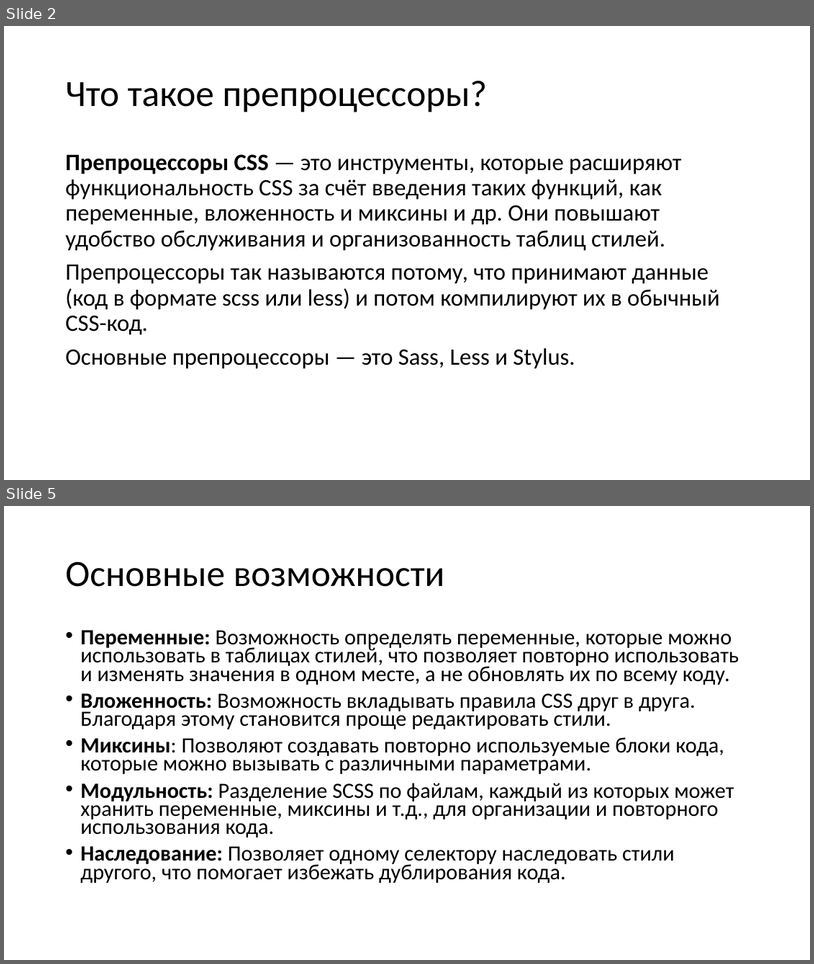
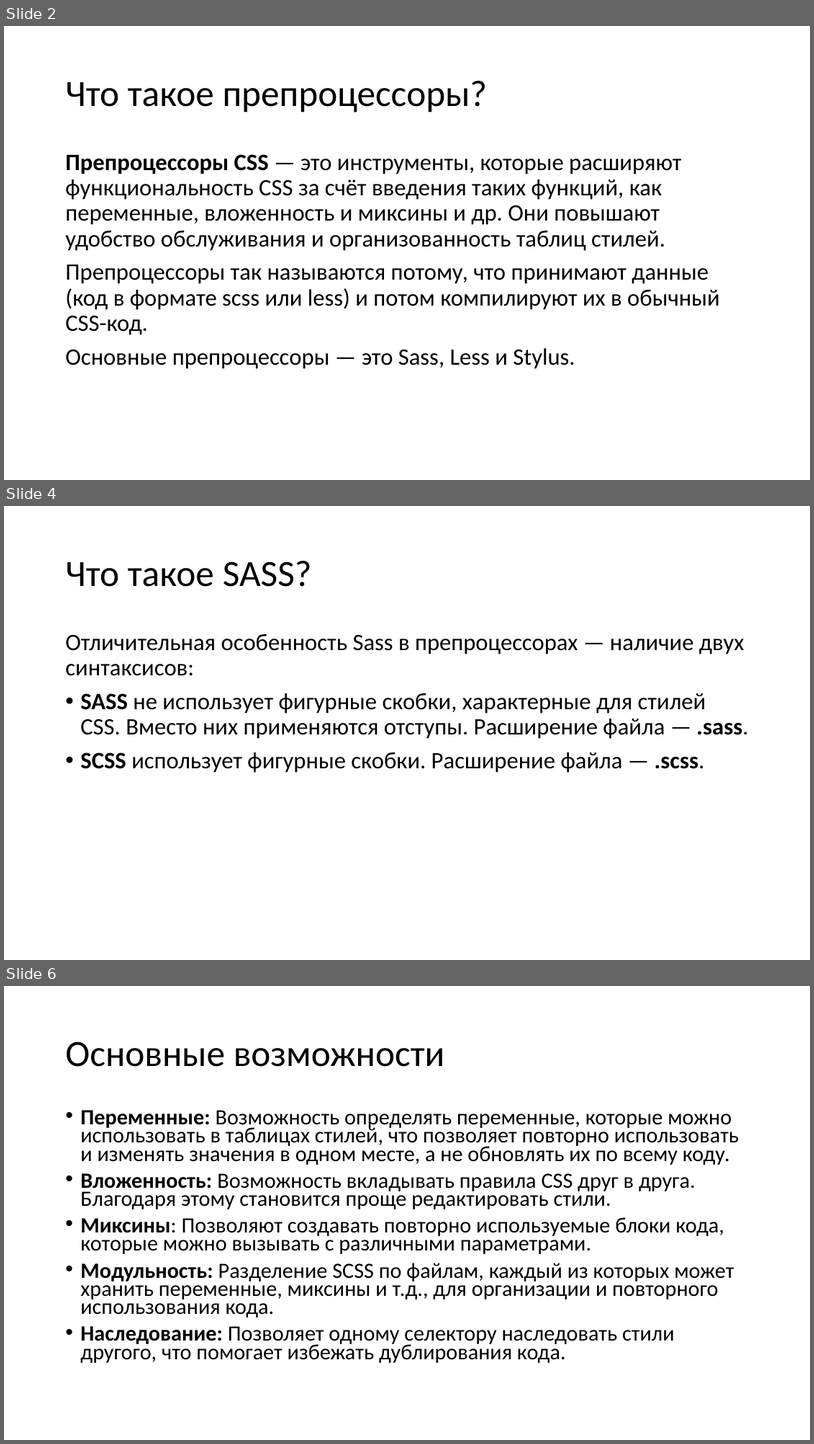
Before and after one commit to TalantRys/scss-study, a slide deck: sass.pptx. Shown one above the other, each under a label of ours: slides 2 and 5 before the commit, slides 2, 4 and 6 after it; the slides between them are not shown. The pictures are 814x964 and 814x1444 pixels, drawn with LibreOffice and Linux fonts; fonts in the diff are those of the drawing. Boxes give left, top, right and bottom in pixels: in the first picture for what was removed or moved away, otherwise in the second. Text is boxed around its words. In the diff, an @@ line names an element or a change of style, - is before the commit and + after.

```diff
--- a/sass.pptx
+++ b/sass.pptx
@@ slide 4 added at <box>4,506,810,960</box>, background #FFFFFF @@
@@ title added at <box>65,561,312,587</box>, 44 pt, text #000000 @@
+Что такое SASS?
@@ text added at <box>65,634,748,772</box>, 28 pt, text #000000 @@
+Отличительная особенность Sass в препроцессорах — наличие двух синтаксисов:
+• SASS не использует фигурные скобки, характерные для стилей CSS. Вместо них применяются отступы. Расширение файла — .sass.
+• SCSS использует фигурные скобки. Расширение файла — .scss.
@@ what was slide 5 is now slide 6 @@
```
Also in this commit, not shown: 6 slides changed, 3 other slides added, 1 slide removed.
